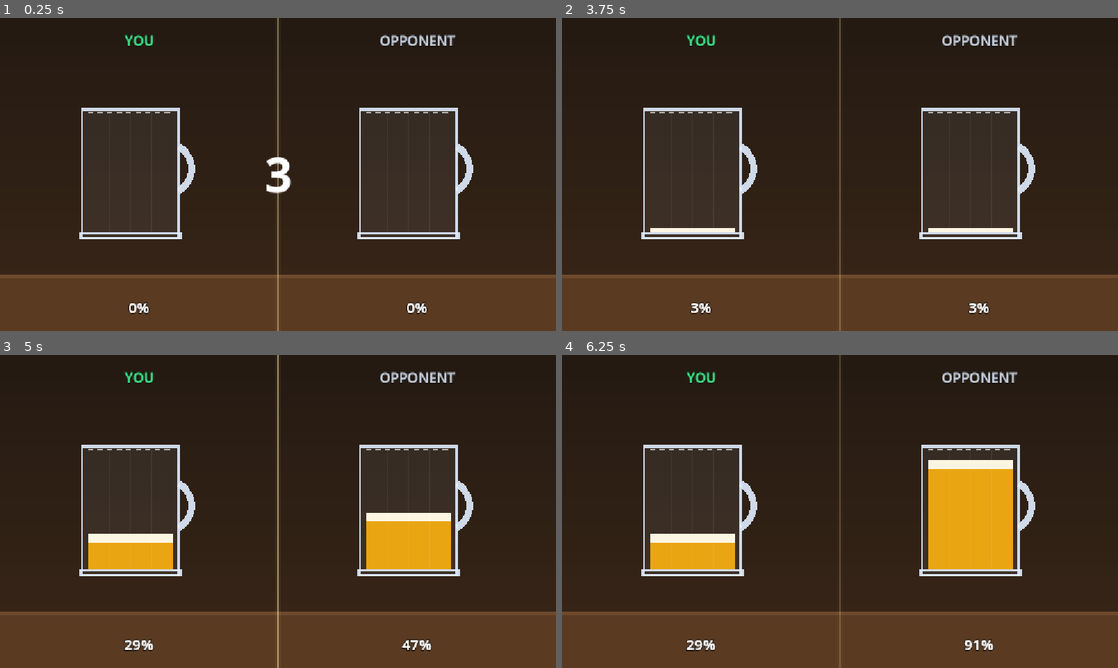
Above: before the commit, frames 1-4 (two rows, left to right).
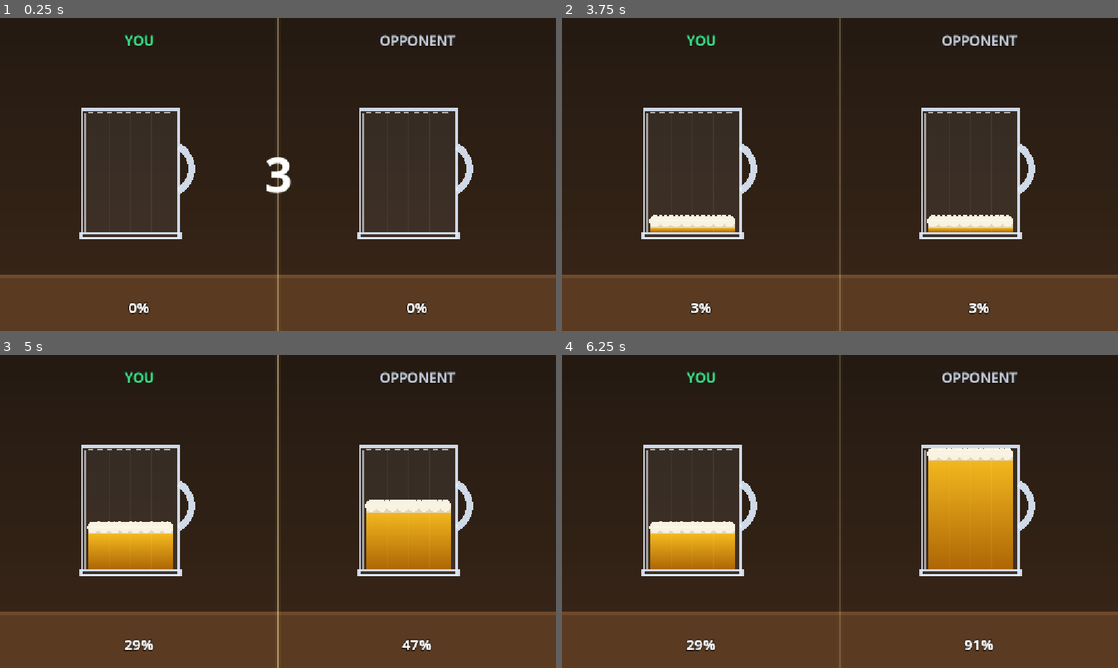
Above: after the commit, the same moments.

Repository: lukalklikadze/fighting-game
Game: Godot game, scene res://minigames/beer/scenes/Beer.tscn
Same seed, same stepped clock (60 frames per second), same inputs: the game is played once before the commit and once after it. This scene is started directly instead of the project's main scene.
Inputs:
- Up to frame 1 (0.25 s): no input
- Up to frame 2 (3.75 s): tap Enter at 0.5, 2.75, 2.85 s; hold Enter 0.53-1.28 s; tap Space at 0.77, 1.25, 1.52, 3.02, 3.5 s; tap Keypad Enter at 1.35 s; tap Backspace at 2.1 s; hold Keypad Enter from 3.53 s (still down)
- Up to frame 3 (5 s): tap Space at 3.77, 4.52 s; release Keypad Enter at 4.28 s; tap Backspace at 4.35 s
- Up to frame 4 (6.25 s): hold Enter 5.03-5.78 s; tap Keypad Enter at 5.85 s; tap Space at 6.02 s

The runs differ from the first frame. In frame 1, 0.3% of the frame differs, in the area x 15-66%, y 30-69%; in frame 2, 1.9%; in frame 3, 4.7%; in frame 4, 5.9%, in the area x 15-82%, y 29-69%.

Commit message:
Improve beer and typeracer minigames
Beer: redesign mug with amber gradient + bubbly foam, fix spill threshold
with a small foam-zone grace margin, clip foam visually to the brim, remove
yellow puddle artifact, auto-restart on draw.

Typeracer: add draw detection (solo + multiplayer) with auto-restart.

Co-Authored-By: Claude Sonnet 4.6 <noreply@anthropic.com>

Diff:
--- a/minigames/beer/scripts/beer.gd
+++ b/minigames/beer/scripts/beer.gd
@@ -13,6 +13,7 @@
 const POUR_ACCEL := 1.2    # how fast the flow ramps up while held
 const POUR_DECEL := 0.9    # how fast the flow eases off after release (momentum)
 const SPILL_LIMIT := 1.30  # the cup fully spills here
+const FOAM_ZONE   := 0.02  # tiny grace margin above the brim before it counts as a spill
 
 # Accent colors (panel headers, WINNER/LOSER/DRAW messages).
 const COL_WIN := "#3ddc84"
@@ -270,9 +271,9 @@
 # Distance from a perfect pour (lower is better). Any spill (>1.0) ranks below
 # every clean pour; among spills, the smaller overflow is better.
 func _score(f: float) -> float:
-	if f <= 1.0:
-		return 1.0 - f
-	return 1.0 + (f - 1.0)
+	if f <= 1.0 + FOAM_ZONE:
+		return abs(1.0 - f)            # 0 = perfect brim; foam zone scores slightly worse but not a spill
+	return 1.0 + FOAM_ZONE + (f - 1.0 - FOAM_ZONE)  # real spill — heavily penalised
 
 
 func _outcome(mine: float, other: float) -> String:
@@ -289,6 +290,13 @@
 	result_label.visible = false
 	_set_panel_result(you_result, you_text)
 	_set_panel_result(opp_result, opp_text)
+	if you_text == "DRAW":
+		_restart_on_draw()
+
+
+func _restart_on_draw() -> void:
+	await get_tree().create_timer(2.0).timeout
+	_begin_match()
 
 
 func _set_panel_result(label: Label, text: String) -> void:
@@ -317,9 +325,9 @@
 
 
 func _fill_text(f: float) -> String:
-	if f > 1.0:
+	if f > 1.0 + FOAM_ZONE:
 		return "SPILLED!"
-	return "%d%%" % roundi(f * 100.0)
+	return "%d%%" % roundi(minf(f, 1.0) * 100.0)
 
 
 # ===========================================================================
--- a/minigames/beer/scripts/cup.gd
+++ b/minigames/beer/scripts/cup.gd
@@ -1,13 +1,14 @@
 extends Control
-## A glass cup that fills with beer. `fill` is 0..1 where 1.0 == the brim;
-## values above 1.0 spill over the rim.
+## A glass beer mug that fills with beer. `fill` is 0..1 (brim); >1 spills.
 
-const AMBER := Color("#eba000")        # beer
-const FOAM := Color("#fff6e0")         # head / foam
+const AMBER_TOP  := Color(0.95, 0.72, 0.12, 1.0)
+const AMBER_BOT  := Color(0.68, 0.40, 0.02, 1.0)
+const FOAM_WHITE := Color(0.97, 0.95, 0.88, 1.0)
+const FOAM_CREAM := Color(0.88, 0.83, 0.72, 1.0)
 const GLASS_LINE := Color(0.88, 0.93, 1.0, 0.9)
 const GLASS_TINT := Color(0.8, 0.9, 1.0, 0.07)
-const BRIM := Color(1, 1, 1, 0.65)     # target line at the brim
-const PUDDLE := Color(0.92, 0.63, 0.0, 0.85)
+const GLASS_HI   := Color(1.00, 1.00, 1.00, 0.55)
+const BRIM       := Color(1, 1, 1, 0.65)
 
 var fill := 0.0
 
@@ -22,62 +23,94 @@
 	if s.x <= 0.0 or s.y <= 0.0:
 		return
 
-	# A stout mug body, shifted slightly left to leave room for the handle.
-	var cw: float = min(s.x * 0.5, 200.0)
-	var ch: float = min(s.y * 0.55, 300.0)
-	var x := (s.x - cw) * 0.5 - 18.0
-	var y := (s.y - ch) * 0.5
-
-	var m := 12.0
+	var cw: float = minf(s.x * 0.5, 200.0)
+	var ch: float = minf(s.y * 0.55, 300.0)
+	var x  := (s.x - cw) * 0.5 - 18.0
+	var y  := (s.y - ch) * 0.5
+	var m  := 12.0
 	var ix := x + m
 	var iw := cw - 2.0 * m
-	# fill==1.0 reaches the brim line, which sits right at the top rim.
 	var brim_y := y + 5.0
 	var base_y := y + ch - m
-	var ih := base_y - brim_y
+	var ih     := base_y - brim_y
 
-	# --- handle: a glass "C" attached to the right wall (drawn behind body) ---
-	var hr := ch * 0.2
+	var f: float = clampf(fill, 0.0, 1.0)
+	var beer_h  := ih * f
+	var beer_y  := base_y - beer_h
+
+	# Handle (drawn behind the body)
+	var hr  := ch * 0.2
 	var ang := PI / 3.0
-	var hc := Vector2(x + cw - hr * 0.5, y + ch * 0.46)
+	var hc  := Vector2(x + cw - hr * 0.5, y + ch * 0.46)
 	draw_arc(hc, hr, -ang, ang, 24, GLASS_LINE, 14.0)
 
-	var f: float = clamp(fill, 0.0, 1.0)
-	var beer_h := ih * f
-	var beer_y := base_y - beer_h
+	# Body tint
+	draw_rect(Rect2(x, y, cw, ch), GLASS_TINT)
 
-	# beer
+	# Beer fill — gradient top to bottom
 	if beer_h > 0.0:
-		draw_rect(Rect2(ix, beer_y, iw, beer_h), AMBER)
-	# foam at the surface
+		draw_polygon(
+			PackedVector2Array([
+				Vector2(ix,      beer_y),
+				Vector2(ix + iw, beer_y),
+				Vector2(ix + iw, base_y),
+				Vector2(ix,      base_y),
+			]),
+			PackedColorArray([AMBER_TOP, AMBER_TOP, AMBER_BOT, AMBER_BOT]))
+
+	# Foam head
 	if fill > 0.015:
-		var foam_h: float = min(18.0, beer_h)
-		draw_rect(Rect2(ix, beer_y, iw, foam_h), FOAM)
+		_draw_foam(ix, iw, beer_y, brim_y)
 
-	# mug facets (subtle vertical glass lines)
+	# Mug facets
 	for k in range(1, 4):
 		var lx := ix + iw * float(k) / 4.0
 		draw_line(Vector2(lx, brim_y), Vector2(lx, base_y), Color(1, 1, 1, 0.06), 2.0)
 
-	# brim target line (== fill 1.0, at the rim)
+	# Brim target line
 	_dashed_line(ix, brim_y, iw, BRIM)
 
-	# spill: beer foaming over the rim + a puddle at the base
-	if fill > 1.0:
-		var over: float = min(fill - 1.0, 0.4)
+	# Spill (only beyond the natural foam zone)
+	const FOAM_ZONE := 0.10
+	if fill > 1.0 + FOAM_ZONE:
+		var over: float = minf(fill - 1.0 - FOAM_ZONE, 0.4)
 		var oh := ih * over + 8.0
-		draw_rect(Rect2(ix - 6.0, brim_y - oh, iw + 12.0, oh), FOAM)
-		draw_rect(Rect2(x - 16.0, y + ch - 4.0, cw + 40.0, 10.0), PUDDLE)
+		draw_rect(Rect2(ix - 6.0, brim_y - oh, iw + 12.0, oh),
+				Color(FOAM_WHITE.r, FOAM_WHITE.g, FOAM_WHITE.b, 0.92))
 
-	# mug walls + a base lip for a chunky look
-	draw_rect(Rect2(x, y, cw, ch), GLASS_TINT)
+	# Glass walls + base lip
 	draw_rect(Rect2(x, y, cw, ch), GLASS_LINE, false, 5.0)
 	draw_rect(Rect2(x - 4.0, y + ch - 10.0, cw + 8.0, 10.0), GLASS_LINE, false, 5.0)
+
+	# Glass left-edge highlight
+	draw_line(Vector2(x + 6.0, y + 8.0), Vector2(x + 6.0, y + ch - 12.0), GLASS_HI, 5.0)
+
+
+func _draw_foam(ix: float, iw: float, beer_y: float, brim_y: float) -> void:
+	var foam_h   := minf(24.0, (beer_y - brim_y) + 16.0)
+	foam_h       = maxf(foam_h, 10.0)
+	# Never draw foam above the brim — that only happens during a real spill
+	var foam_top := maxf(beer_y - foam_h, brim_y)
+
+	draw_rect(Rect2(ix, foam_top + foam_h * 0.38, iw, foam_h * 0.62), FOAM_CREAM)
+
+	var n: int = maxi(5, int(iw / 20.0))
+	var step   := iw / float(n)
+	for i in range(n):
+		var bx := ix + step * (float(i) + 0.5)
+		draw_circle(Vector2(bx, foam_top + foam_h * 0.42), step * 0.56, FOAM_WHITE)
+	for i in range(n - 1):
+		var bx := ix + step * (float(i) + 1.0)
+		draw_circle(Vector2(bx, foam_top + foam_h * 0.22), step * 0.36, FOAM_WHITE)
+
+	draw_line(Vector2(ix + 8.0, foam_top + foam_h * 0.38),
+			Vector2(ix + iw - 8.0, foam_top + foam_h * 0.38),
+			Color(1.0, 1.0, 1.0, 0.35), 3.0)
 
 
 func _dashed_line(x: float, y: float, w: float, col: Color) -> void:
 	var seg := 11.0
-	var xx := x
+	var xx  := x
 	while xx < x + w:
-		draw_line(Vector2(xx, y), Vector2(min(xx + seg, x + w), y), col, 2.0)
+		draw_line(Vector2(xx, y), Vector2(minf(xx + seg, x + w), y), col, 2.0)
 		xx += seg * 1.8
--- a/minigames/typeracer/scripts/typeracer.gd
+++ b/minigames/typeracer/scripts/typeracer.gd
@@ -40,11 +40,15 @@
 
 var opp_cursor := 0     # opponent's progress (synced, or driven by the bot)
 var opp_error := false  # opponent's current-char error state (synced)
+var opp_finished := false   # has the opponent finished?
 
 # --- Solo practice mode -----------------------------------------------------
 var solo := false           # playing alone vs a bot (no networking)
 const BOT_SPEED := 3.5       # bot typing speed in characters per second
 var bot_progress := 0.0      # fractional char count the bot has "typed"
+
+# --- Multiplayer draw detection ---------------------------------------------
+var _finishers: Array[int] = []  # peer IDs that have reported finished (host only)
 
 # Handwriting-style font pulled from the OS (with fallbacks across platforms),
 # emboldened for a chubby look.
@@ -171,7 +175,9 @@
 	finished = false
 	opp_cursor = 0
 	opp_error = false
+	opp_finished = false
 	bot_progress = 0.0
+	_finishers = []
 	game_active = false
 	game_ui.visible = true
 	you_result.get_parent().visible = false
@@ -193,32 +199,56 @@
 
 # Drives the bot opponent in solo mode.
 func _process(delta: float) -> void:
-	if not solo or not game_active or finished:
+	if not solo or not game_active or opp_finished:
 		return
 	bot_progress += delta * BOT_SPEED
 	opp_cursor = min(int(bot_progress), target.length())
 	_render_opponent()
 	if opp_cursor >= target.length():
-		_show_result(false) # the bot finished first
+		opp_finished = true
+		if finished:
+			_show_draw()  # both finished in the same frame
+		else:
+			_show_result(false)  # bot finished first
 
 
 func _show_result(won: bool) -> void:
 	game_active = false
-	result_label.visible = false # hide any lingering countdown text
-	# Clear the race text so only the outcome message remains.
+	result_label.visible = false
 	you_label.text = ""
 	opp_label.text = ""
 	you_progress.text = ""
 	opp_progress.text = ""
-	# Each side of the screen shows its own outcome.
 	_set_panel_result(you_result, won)
 	_set_panel_result(opp_result, not won)
+
+
+func _show_draw() -> void:
+	game_active = false
+	result_label.visible = false
+	you_label.text = ""
+	opp_label.text = ""
+	you_progress.text = ""
+	opp_progress.text = ""
+	for lbl in [you_result, opp_result]:
+		lbl.text = "DRAW"
+		lbl.add_theme_color_override("font_color", Color("#ffd166"))
+		lbl.get_parent().visible = true
+	_restart_on_draw()
+
+
+func _restart_on_draw() -> void:
+	await get_tree().create_timer(2.0).timeout
+	if solo:
+		_begin_match(SENTENCES[randi() % SENTENCES.size()])
+	elif multiplayer.is_server():
+		start_game.rpc(SENTENCES[randi() % SENTENCES.size()])
 
 
 func _set_panel_result(label: Label, is_winner: bool) -> void:
 	label.text = "WINNER" if is_winner else "LOSER"
 	label.add_theme_color_override("font_color", Color(COL_DONE) if is_winner else Color(COL_ERROR))
-	label.get_parent().visible = true # the backing box
+	label.get_parent().visible = true
 
 
 # Local player keeps the opponent's panel up to date with their progress.
@@ -229,21 +259,35 @@
 	_render_opponent()
 
 
-# A player tells the host they finished. The host decides the first finisher.
+# A player tells the host they finished. Simultaneous finishes → draw.
 @rpc("any_peer", "call_local", "reliable")
 func report_finished() -> void:
 	if not multiplayer.is_server():
 		return
 	var sender := multiplayer.get_remote_sender_id()
 	if sender == 0:
-		sender = multiplayer.get_unique_id() # host called it locally
-	set_winner.rpc(sender)
-
-
-# Host announces the winner to everyone.
+		sender = multiplayer.get_unique_id()
+	if sender not in _finishers:
+		_finishers.append(sender)
+	if _finishers.size() == 1:
+		# Wait one frame — if the other peer also finishes this frame it's a draw.
+		_announce_winner.call_deferred()
+
+
+func _announce_winner() -> void:
+	if _finishers.size() >= 2:
+		set_result.rpc(0)  # draw
+	else:
+		set_result.rpc(_finishers[0])
+
+
+# Host announces the result to everyone (winner_id == 0 means draw).
 @rpc("authority", "call_local", "reliable")
-func set_winner(winner_id: int) -> void:
-	_show_result(winner_id == multiplayer.get_unique_id())
+func set_result(winner_id: int) -> void:
+	if winner_id == 0:
+		_show_draw()
+	else:
+		_show_result(winner_id == multiplayer.get_unique_id())
 
 
 # ===========================================================================
@@ -279,7 +323,10 @@
 			finished = true
 			_render_you()
 			if solo:
-				_show_result(true) # beat the bot to the end
+				if opp_finished:
+					_show_draw()  # bot already finished — same frame
+				else:
+					_show_result(true)  # beat the bot
 			else:
 				update_progress.rpc(cursor, error) # let the opponent see the full bar
 				report_finished.rpc()
--- a/project.godot
+++ b/project.godot
@@ -15,8 +15,8 @@
 [application]
 
 config/name="2D Fighting Game"
+config/tags=PackedStringArray("multiplayer", "fighting", "2d")
 run/main_scene="res://minigames/typeracer/scenes/Typeracer.tscn"
-config/tags=PackedStringArray("multiplayer", "fighting", "2d")
 config/features=PackedStringArray("4.6", "Forward Plus")
 
 [display]
